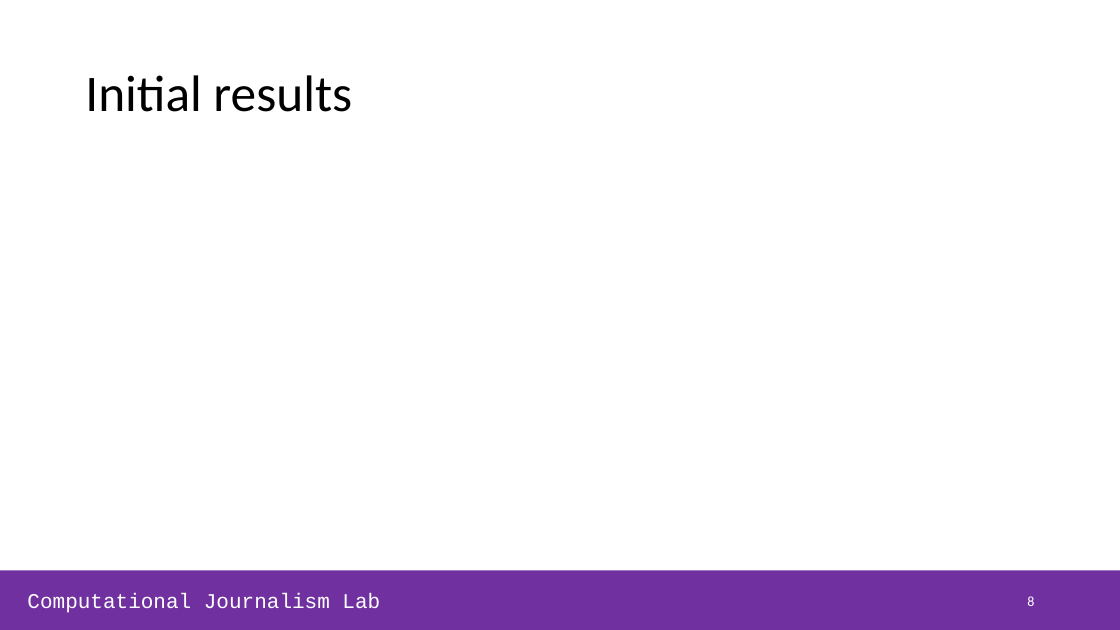
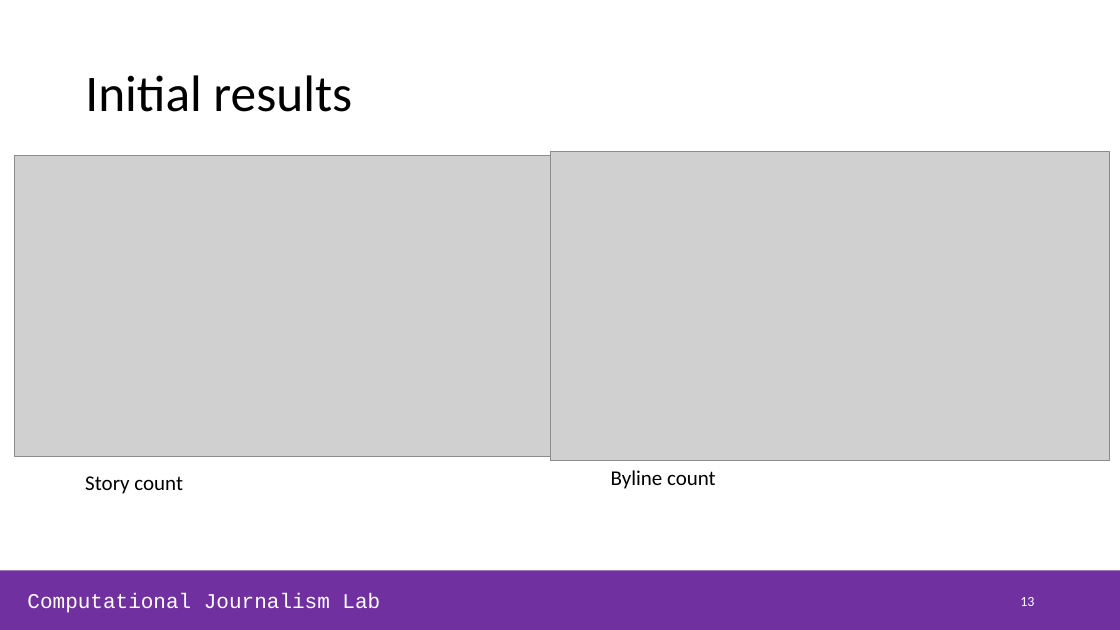
Before and after one commit to NHagar/layoffs_analysis, a slide deck: slide 13 of slides_lab-meeting.pptx (slide 8 before the commit). Drawn at 1120x630 pixels with LibreOffice and Linux fonts; fonts in the diff are those of the drawing; grey boxes stand for pictures. Boxes give left, top, right and bottom in pixels: in the first picture for what was removed or moved away, otherwise in the second. Text is boxed around its words. In the diff, an @@ line names an element or a change of style, - is before the commit and + after.

Commit message:
Updated pipeline, results

```diff
--- a/slides_lab-meeting.pptx
+++ b/slides_lab-meeting.pptx
@@ picture added at [14,155,550,456] @@
@@ picture added at [550,152,1110,460] @@
@@ text added at [85,476,183,494], 18 pt, text #000000 @@
+Story count
@@ text added at [611,470,716,489], 18 pt, text #000000 @@
+Byline count
@@ page number at [1020,597,1034,606]: text changed @@
-8
+13
```
Also in this commit, not shown: 1 other slide changed, 10 slides added, 1 slide removed, 5 other files.
